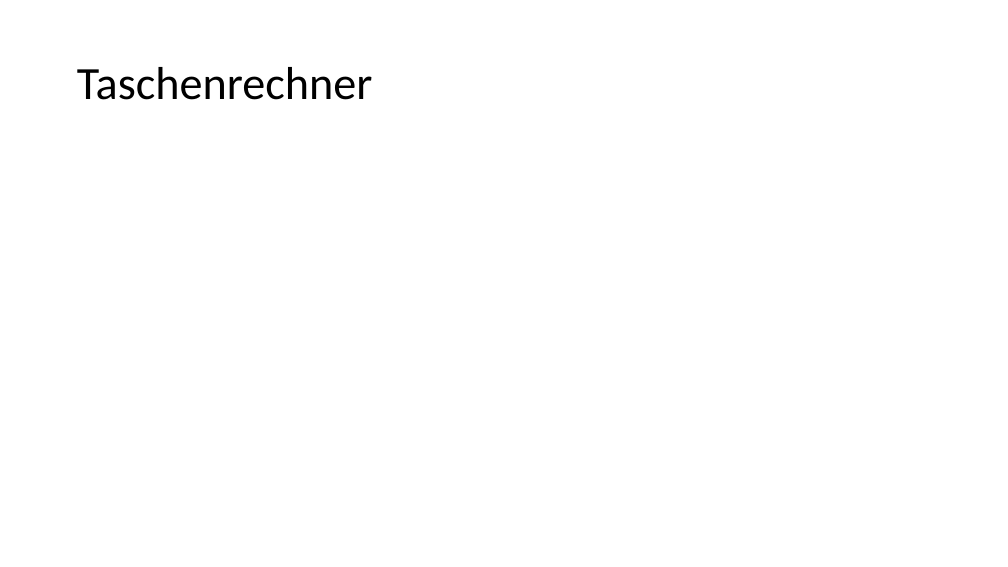
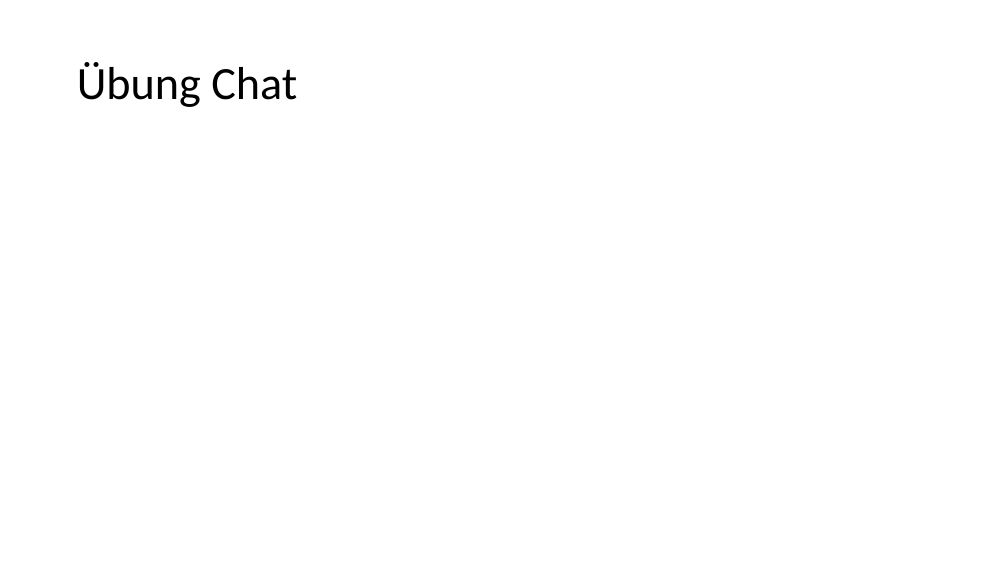
Before and after one commit to ppedvAG/WebformsKurs, a slide deck: slide 9 of 15Services.pptx. Drawn at 1008x567 pixels with LibreOffice and Linux fonts; fonts in the diff are those of the drawing. Boxes give left, top, right and bottom in pixels: in the first picture for what was removed or moved away, otherwise in the second. Text is boxed around its words. In the diff, an @@ line names an element or a change of style, - is before the commit and + after.

```diff
--- a/15Services.pptx
+++ b/15Services.pptx
@@ title at [77, 62, 297, 107]: text changed @@
-Taschenrechner
+Übung Chat
```
Also in this commit, not shown: 5 other slides changed, 1 slide added, 1 slide removed, 13 other files.
